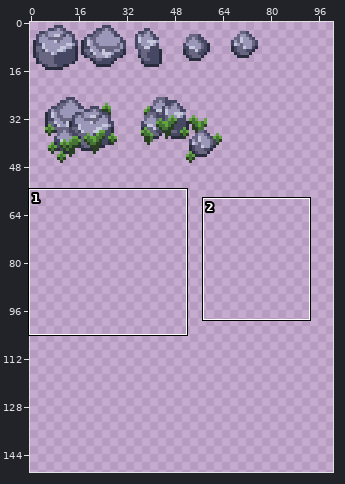
Two states of a pixel-art file, images/rocks.ase. The first picture is a wide view before the edit; the outline marks the close-up.
Close-up. Before:
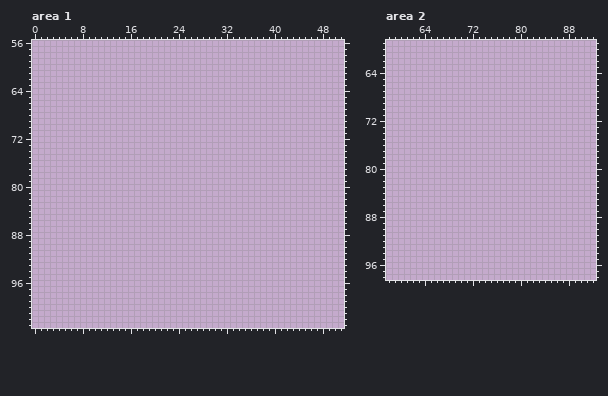
128x128 pixels, 1 frame. Shown: area 1: x 0..51, y 56..103; area 2: x 58..92, y 59..98. The old version is drawn lined up with the new one, on the new canvas. The wide view leaves out empty margins. The commit also changed other parts of the picture, which this record leaves out.
And afterwards:
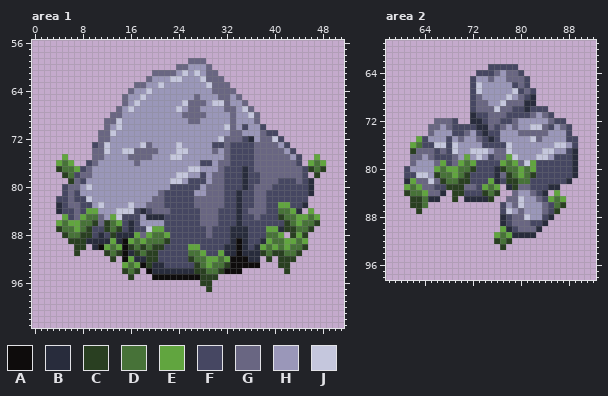
Palette (. is transparent): A #0e0c0c  B #282c3c  C #293f21  D #477238  E #61a53f  F #464762  G #696682  H #9a97b9  J #c5c7dd
Difference:
canvas 128x128 -> 150x150
--- area 1
@@ x 0..51 @@
  58 ....................................................
- 59 ....................................................
- 60 ....................................................
- 61 ....................................................
- 62 ....................................................
- 63 ....................................................
- 64 ....................................................
- 65 ....................................................
- 66 ....................................................
- 67 ....................................................
- 68 ....................................................
- 69 ....................................................
- 70 ....................................................
- 71 ....................................................
- 72 ....................................................
- 73 ....................................................
- 74 ....................................................
- 75 ....................................................
- 76 ....................................................
- 77 ....................................................
- 78 ....................................................
- 79 ....................................................
- 80 ....................................................
- 81 ....................................................
- 82 ....................................................
- 83 ....................................................
- 84 ....................................................
- 85 ....................................................
- 86 ....................................................
- 87 ....................................................
- 88 ....................................................
- 89 ....................................................
- 90 ....................................................
- 91 ....................................................
- 92 ....................................................
- 93 ....................................................
- 94 ....................................................
- 95 ....................................................
- 96 ....................................................
- 97 ....................................................
+ 59 ..........................GGG.......................
+ 60 ........................GGHHHG......................
+ 61 ....................GGGGHJHJHGG.....................
+ 62 ...................GHHHJJHHHJGGG....................
+ 63 .................GGHHJHHHHHHHJGGG...................
+ 64 ................GHHJHHHHHHHHHHGGGG..................
+ 65 ...............GHHJHHHHHHHHGHHHGGHG.................
+ 66 ...............GHJHHHHHHHJGGGHJJGHHG................
+ 67 ..............GHJHHHHHHHJHGGHHHHGGHJG...............
+ 68 .............GGHHHHHHHHHHGGGGHHHHGHHJG..............
+ 69 ............GGJHHHHHHHHHHHGGHHHHHGHHHG..............
+ 70 ............GHJHHHHHHHHHHHHHHHHHJGHFHHF.............
+ 71 ...........GGJHHHHHHHHHHHHHHHHHHHGGHHHGFF...........
+ 72 ...........GGHHHHHHHHHHHHHHHHHHJGGGFBHGGJF..........
+ 73 ..........FGJHHHHHJGHHHHJHHHHHFFGFFFFGGGGHF.........
+ 74 ..........GGJHHJJGGGGHHHJJHHHHGHGFFFFGGGGGHF........
+ 75 .....E....GGHHHHGGGGHHHJJHHHHHHHGFFFFGGGGGGHF..E....
+ 76 ....EDE..FGHHHHHHGHHHHHHHHHHFFHGGFFFFGGGGGGGF.EDE...
+ 77 ....CDDEFGHHHHHHHHHHHHHHHHJJHHHGFFFBFGGGGGGGGFCDC...
+ 78 .....CDFGGHHHHHHHHHHHHHHJJHHFHGGFFFBFFGGGGGGGF.C....
+ 79 ......CGFHHHHHHHHHHHHHHJJHFFFHGGFFFBFFGGGFFFGFB.....
+ 80 .....FGGHJHHHHHHHHHHHHHFFFFFHGGGFFFBFGGGFFFFFFB.....
+ 81 .....FGFHHHHHHHHHHHHHGFFFFFHHGGGFFBFFGGFFFFFFFB.....
+ 82 ....FFGFFJHHHHHHHHHHGGFFFFFGGGGGFFBFFGGFFFFFFF......
+ 83 ....BFGGFFHJHHHHJHHGGGFFFFFGGGGGFFBFFGGFFEEFFB......
+ 84 ....BFFGFEEHHHJJJFBFGGGFFFFFGGGFFFBFGGGFFDDEB.E.....
+ 85 .....EFGEDDGHEJFFFHBBBFFFFFFGGGFFFBFFGFFFCDDEEDE....
+ 86 ....EDEEDDCGCDEFBFHHHHFFFFFFGGGFFFBFFFFFFFCDEDDC....
+ 87 ....CDDEDCFFCDCFBFFJEEFFFFFFFGFFFBBBFFFEEBCCDDC.....
+ 88 .....CDDCCFBFCBBBEGEDDEFFFFFFGFFFBBBFFFDDE.CEC......
+ 89 ......CCCBBBBEBAEDEDDDCFFFFFFFFFFBABFFBEDDEEDE......
+ 90 .......CC.BAEDEACDCDCCFFFFEEFFFFBBABFBEDEDEDDC......
+ 91 .......C....CDCABCDCCFFFFFDDEFFEBBABBBCDCCDDC.......
+ 92 .............C.AEBBCCFFFFFCDDEEDEAAABB.C.CCC........
+ 93 ...............EDEACBBFFFFFCDEDDCAAAAA...CC.........
+ 94 ...............CDC.ABBBBBBBCCDDCAAA.......C.........
+ 95 ................C...AAAAAAAACCC.....................
+ 96 ............................CC......................
+ 97 .............................C......................
  98 ....................................................
--- area 2
@@ x 58..92 @@
 62 ...................................
-63 ...................................
-64 ...................................
-65 ...................................
-66 ...................................
-67 ...................................
-68 ...................................
-69 ...................................
-70 ...................................
-71 ...................................
-72 ...................................
-73 ...................................
-74 ...................................
-75 ...................................
-76 ...................................
-77 ...................................
-78 ...................................
-79 ...................................
-80 ...................................
-81 ...................................
-82 ...................................
-83 ...................................
-84 ...................................
-85 ...................................
-86 ...................................
-87 ...................................
-88 ...................................
-89 ...................................
-90 ...................................
-91 ...................................
-92 ...................................
-93 ...................................
+63 .................FFFFF.............
+64 ...............FFFGHGGF............
+65 ..............FHHGHHGGGF...........
+66 ..............FJHHHHHFGF...........
+67 ..............FJHHHHHJFGF..........
+68 ..............FGHHHHJHGFB..........
+69 ..............FGGHHJGGGBB..........
+70 ..............FGGGJGGFFBFFF........
+71 ..............BFFGGGFFFFGHGF.......
+72 ........GGGF..BBFGGFFGHHHHHGFF.....
+73 .......GGHGFFFFBBGFGHGHHJJGFHGF....
+74 .......GHHHFFGHFBFFHHHGGGGGHHHF....
+75 .....EFHHHFHGHHGFBFHHHHHJGHHHHFF...
+76 ....EDFFJJFJHHHHFFFFJHHHHHHHJJHF...
+77 ....CGGGFGFJHHJJJHGGJHHHHHJJHHFB...
+78 ....GGHGFFFGHEHJHFGGEJHHHJJHFFFB...
+79 ....GHHHGEFGEDEFFFFEDEGJEFFFFFFB...
+80 ...FHHHHEDEEDDCFFFBCDDEDEFFFFFFB...
+81 ...FFJJHCDDEDCFFFFBGCDEDCFFFFFFB...
+82 ...BEGGJGCDDCCFFFEBFCCDDFFFFFFB....
+83 ...EDEGGFFCCCGGFEDE.BCGGFFFBB......
+84 ...CDDEGGB.CCFFFCDC..GHHGFB.E......
+85 ....CCDBB..C.BBBBC..GGJHHGFEDE.....
+86 ....CCD............FHGJHHHGFDC.....
+87 .....C.............FJHGHHHGFC......
+88 ...................BFGGJHHFB.......
+89 ...................BFGGGFFB........
+90 ...................EBFGGGB.........
+91 ..................EDEBBBB..........
+92 ..................CDC..............
+93 ...................C...............
 94 ...................................
Where, in picture pixels (left, top, right, bottom), the same in both close-ups:
added: (56, 58, 326, 292)
added: (404, 64, 578, 250)
